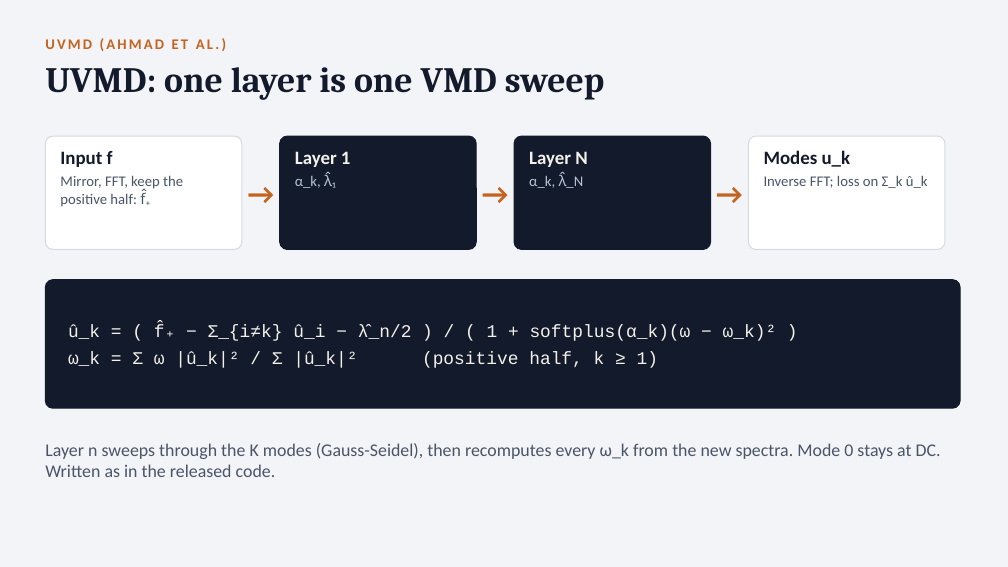
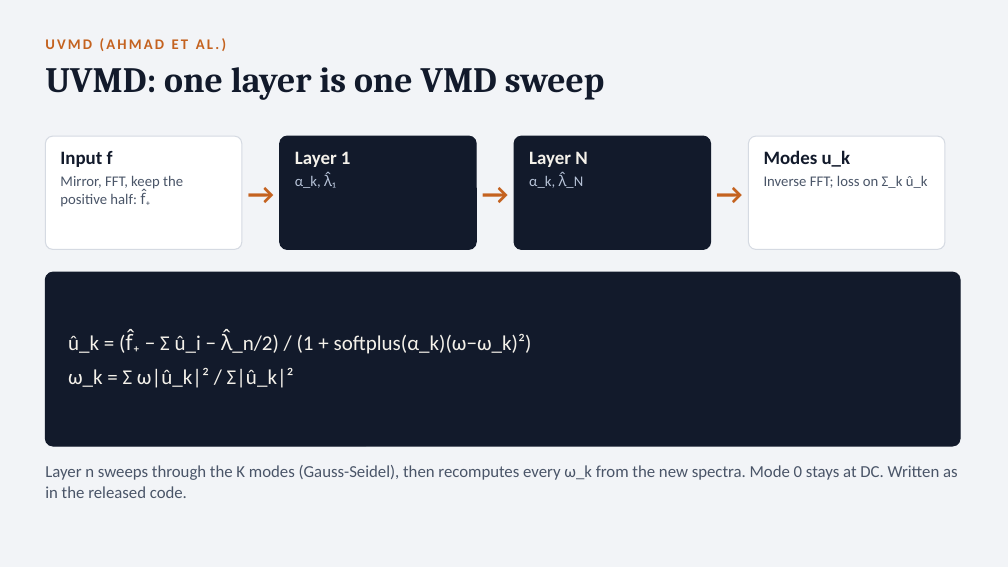
Before and after one commit to Aitzaz332/vmd-uvmd-comparison, a slide deck: slide 8 of VMD UVMD Comparison.pptx. Drawn at 1008x567 pixels with LibreOffice and Linux fonts; fonts in the diff are those of the drawing. Boxes give left, top, right and bottom in pixels: in the first picture for what was removed or moved away, otherwise in the second. Text is boxed around its words. In the diff, an @@ line names an element or a change of style, - is before the commit and + after.

```diff
--- a/VMD UVMD Comparison.pptx
+++ b/VMD UVMD Comparison.pptx
@@ rounded rectangle: place and size @@
-rounded rectangle at (45,280,960,408)
+rounded rectangle at (45,272,960,446)
@@ rounded rectangle at (45,272,960,446): proportions changed @@
@@ text at (68,330,532,388): text changed; size 17 to 20 pt; font Courier New to Calibri @@
-û_k = ( f̂₊ − Σ_{i≠k} û_i − λ̂_n/2 ) / ( 1 + softplus(α_k)(ω − ω_k)² )
-ω_k = Σ ω |û_k|² / Σ |û_k|² (positive half, k ≥ 1)
+û_k = (f̂₊ − Σ û_i − λ̂_n/2) / (1 + softplus(α_k)(ω−ω_k)²)
+ω_k = Σ ω|û_k|² / Σ|û_k|²
@@ text "Layer n sweeps through the ...": place and size @@
-text "Layer n sweeps through the ..." at (45,443,941,477)
+text "Layer n sweeps through the ..." at (45,465,958,498)
@@ text "Layer n sweeps through the ..." at (45,465,958,498): size 17 to 16 pt @@
```
Also in this commit, not shown: 6 other slides changed, 1 other file.
